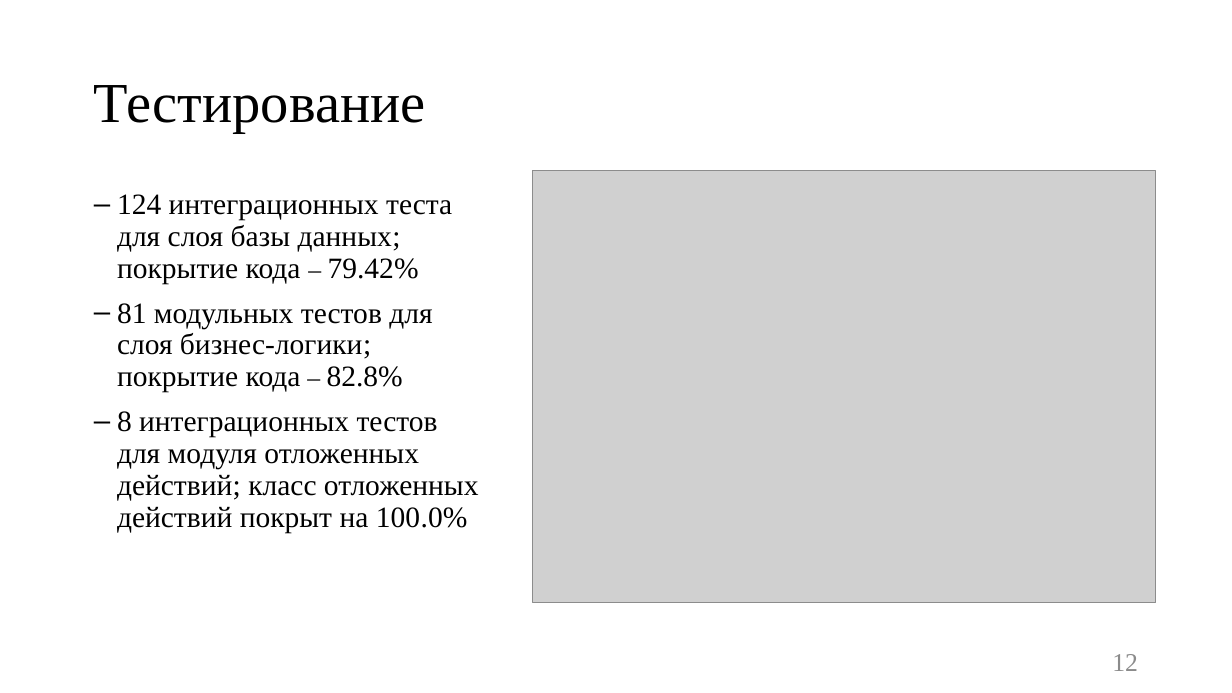
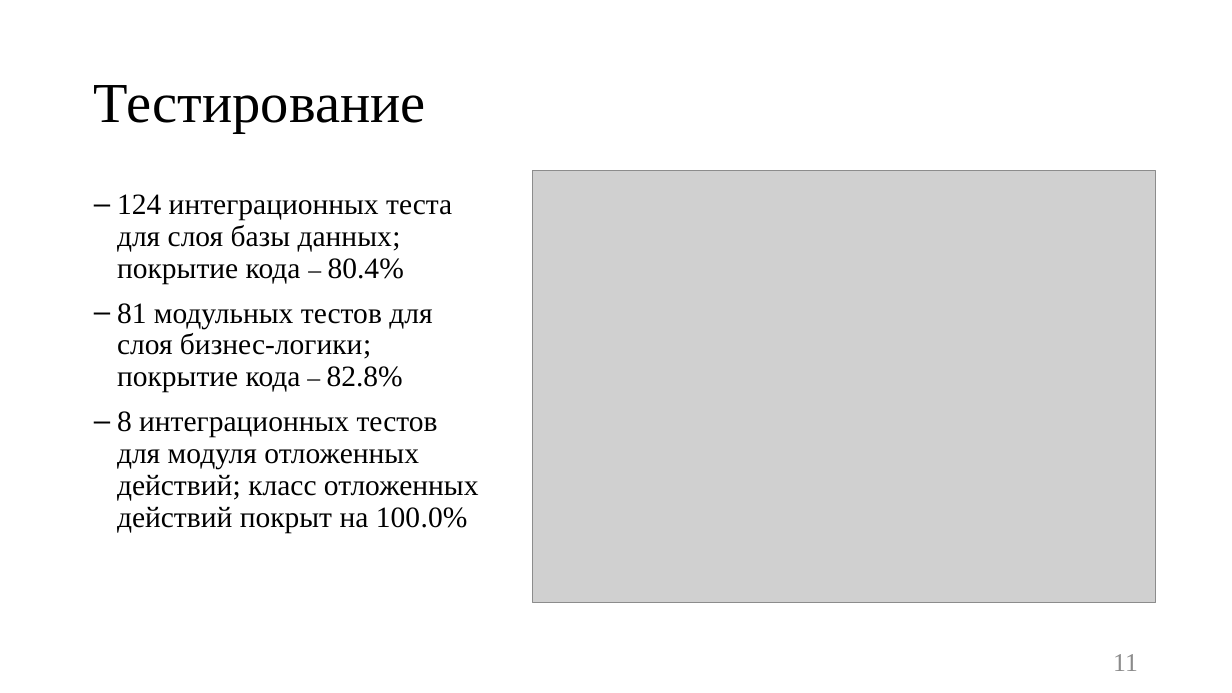
Before and after one commit to Kukushenok/competitive-math-game, a slide deck: slide 11 of docs/presentation.pptx (slide 12 before the commit). Drawn at 1232x693 pixels with LibreOffice and Linux fonts; fonts in the diff are those of the drawing; grey boxes stand for pictures. Boxes give left, top, right and bottom in pixels: in the first picture for what was removed or moved away, otherwise in the second. Text is boxed around its words. In the diff, an @@ line names an element or a change of style, - is before the commit and + after.

```diff
--- a/docs/presentation.pptx
+++ b/docs/presentation.pptx
@@ text at box(117, 194, 452, 284): text changed @@
-– 124 интеграционных теста для слоя базы данных;
-  покрытие кода ‒ 79.42%
+– 124 интеграционных теста для слоя базы данных;
+  покрытие кода ‒ 80.4%
@@ page number at box(1113, 654, 1138, 671): text changed @@
-12
+11
```
Also in this commit, not shown: 2 other slides changed, 1 slide added, 2 slides removed, 15 other files.
